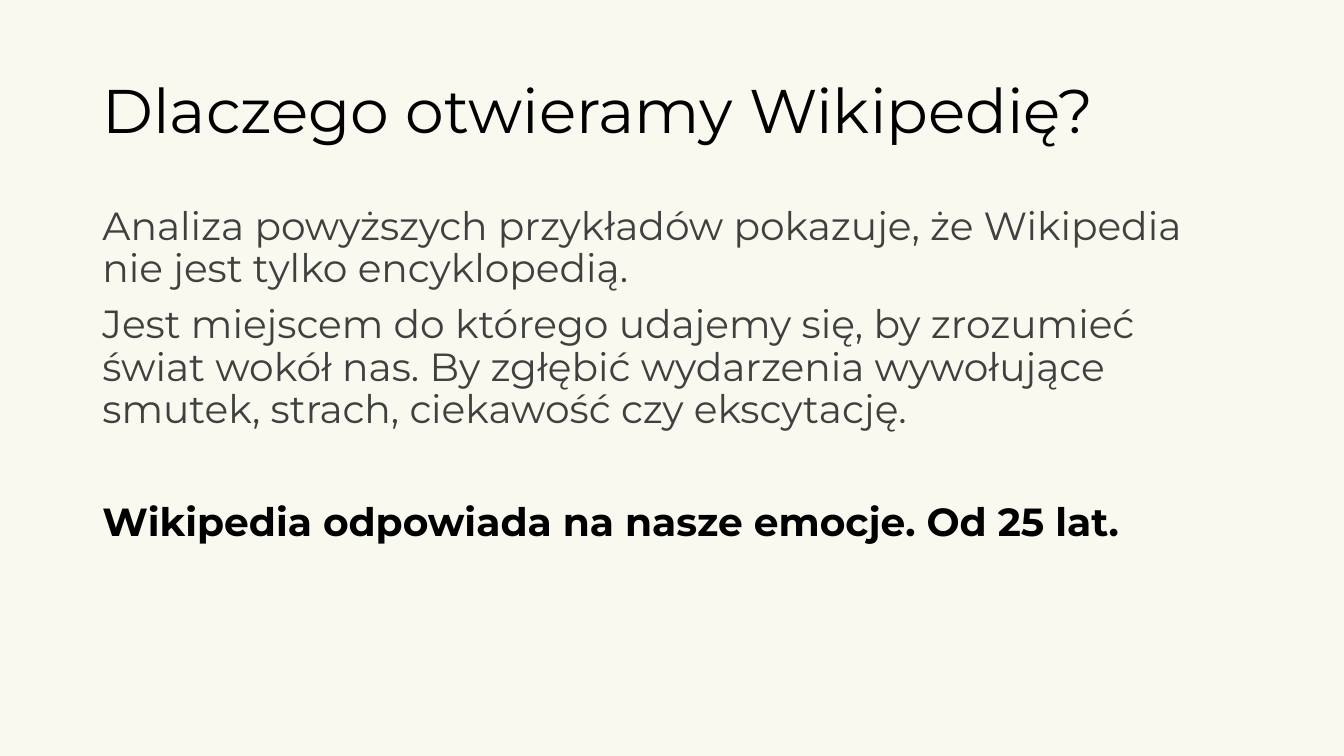
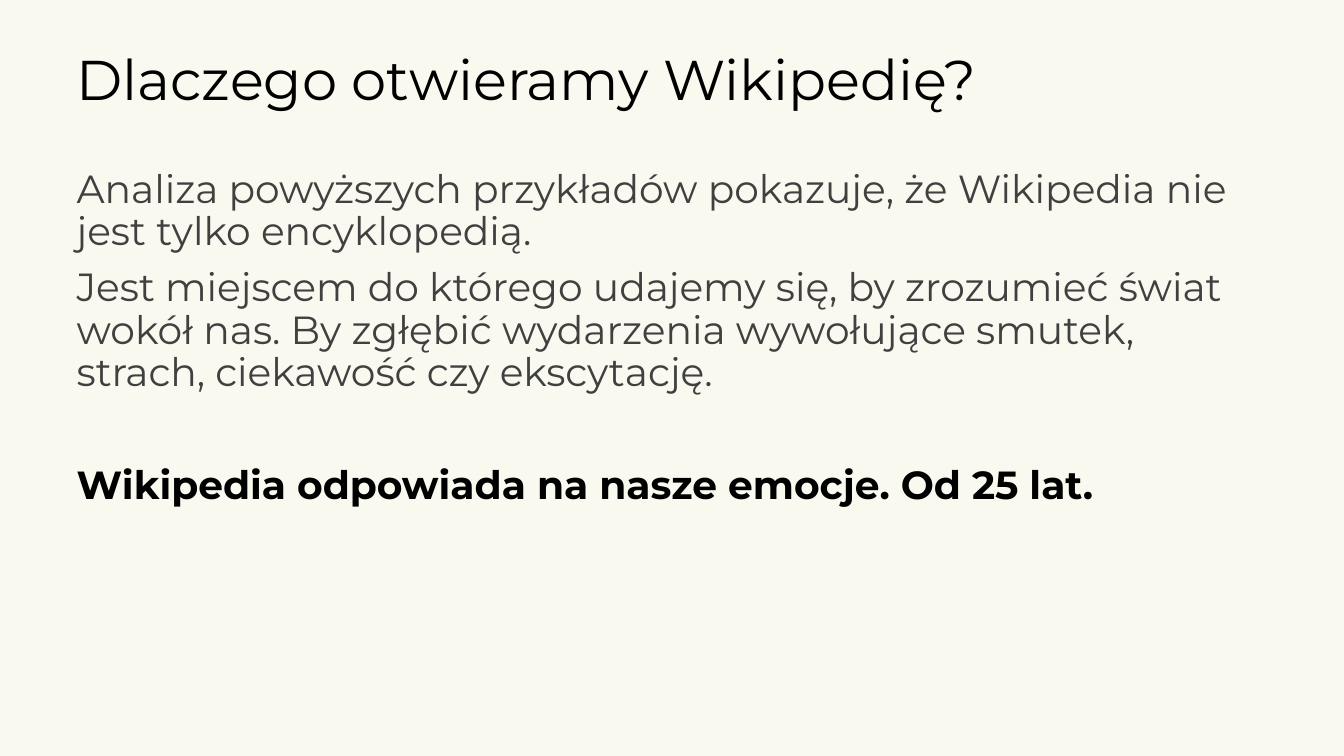
Before and after one commit to kotlarekm/BI_NGO_Wikipedia, a slide deck: slide 9 of storytelling/Wikipedia_25_Marcinos.pptx. Drawn at 1344x756 pixels with LibreOffice and Linux fonts; fonts in the diff are those of the drawing; background and template pictures are left out. Boxes give left, top, right and bottom in pixels: in the first picture for what was removed or moved away, otherwise in the second. Text is boxed around its words. In the diff, an @@ line names an element or a change of style, - is before the commit and + after.

```diff
--- a/storytelling/Wikipedia_25_Marcinos.pptx
+++ b/storytelling/Wikipedia_25_Marcinos.pptx
@@ title "Dlaczego otwieramy Wikipedię?": place and size @@
-title "Dlaczego otwieramy Wikipedię?" at bbox=[102, 87, 1093, 147]
+title "Dlaczego otwieramy Wikipedię?" at bbox=[77, 58, 976, 113]
@@ title "Dlaczego otwieramy Wikipedię?" at bbox=[77, 58, 976, 113]: size 44 to 40 pt @@
@@ text "Analiza powyższych przykładów pokazuje, że ..." rewrapped from bbox=[102, 211, 1182, 544] to bbox=[77, 174, 1227, 507] @@
```
Also in this commit, not shown: 10 other slides changed, 2 other files.
